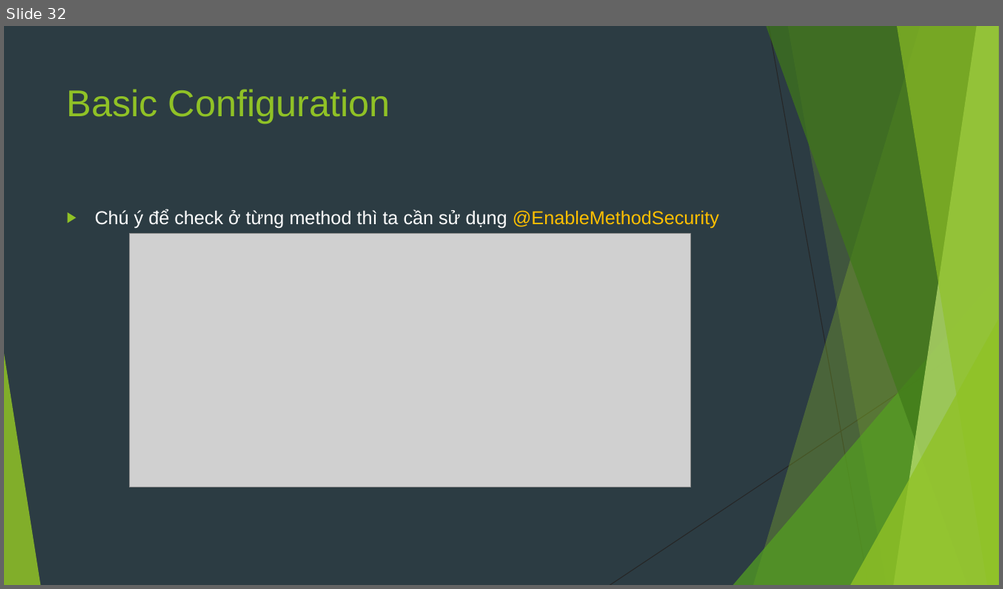
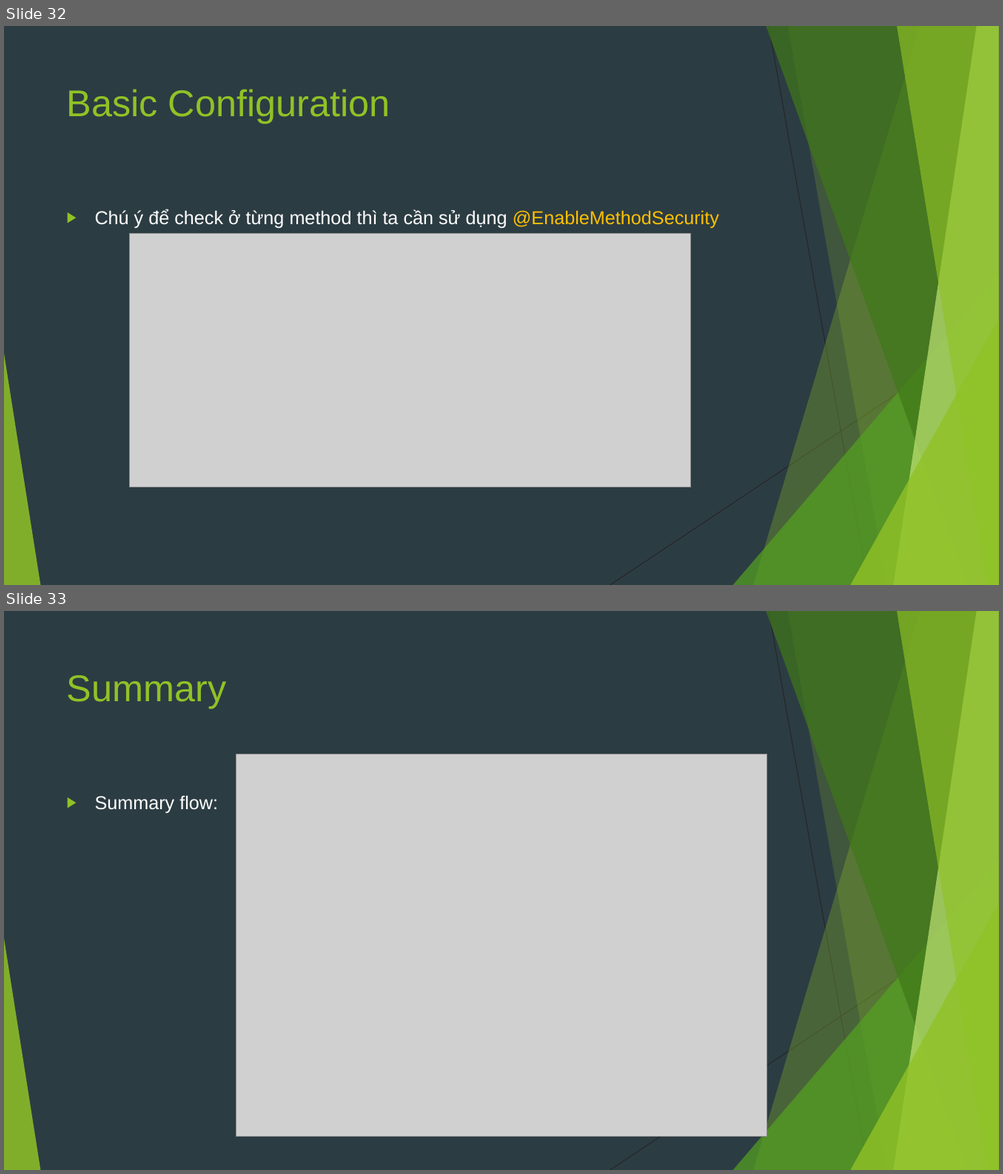
Before and after one commit to sobbingwind/SpringBoot, a slide deck: 09.Spring Security.pptx. Shown one above the other, each under a label of ours: slide 32 before the commit, slides 32 and 33 after it. The pictures are 1003x589 and 1003x1174 pixels, drawn with LibreOffice and Linux fonts; fonts in the diff are those of the drawing; grey boxes stand for pictures. Boxes give left, top, right and bottom in pixels: in the first picture for what was removed or moved away, otherwise in the second. Text is boxed around its words. In the diff, an @@ line names an element or a change of style, - is before the commit and + after.

```diff
--- a/09.Spring Security.pptx
+++ b/09.Spring Security.pptx
@@ slide 33 added at [4,611,999,1170], background #2C3C43; not listed: 10 template elements that a slide beside it also shows @@
@@ title added at [67,675,227,709], 36 pt, text #90C226 @@
+Summary
@@ picture added at [236,755,767,1136] @@
@@ text added at [95,795,218,814], 18 pt, text #FFFFFF @@
+▶ Summary flow:
```
Also in this commit, not shown: 1 other slide added.
